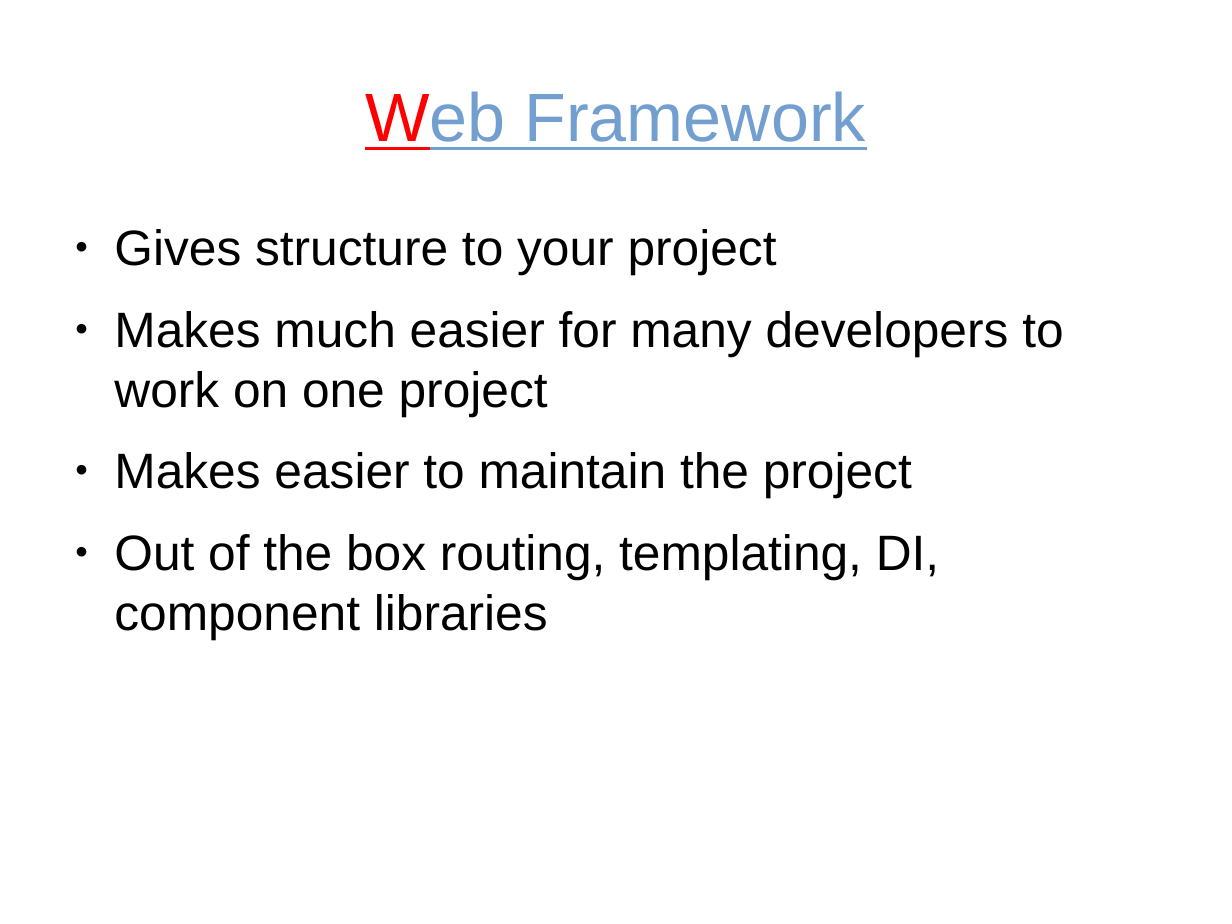
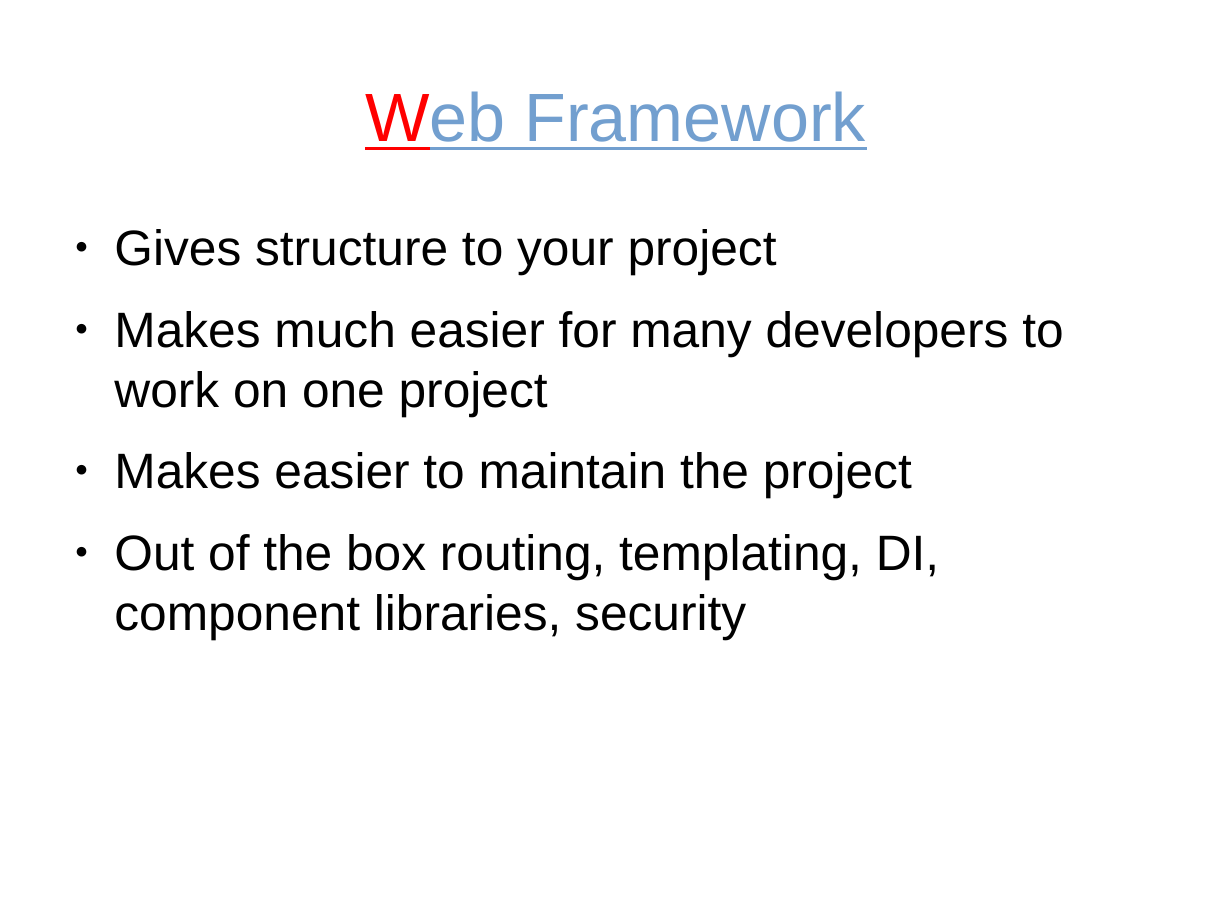
Before and after one commit to tautvilas/frameworks-lecture, a slide deck: slide 8 of doc/presentation.odp. Drawn at 1232x924 pixels with LibreOffice and Linux fonts; fonts in the diff are those of the drawing. Boxes give left, top, right and bottom in pixels: in the first picture for what was removed or moved away, otherwise in the second. Text is boxed around its words. In the diff, an @@ line names an element or a change of style, - is before the commit and + after.

```diff
--- a/doc/presentation.odp
+++ b/doc/presentation.odp
@@ text at box(114, 534, 939, 639): text changed @@
-● Out of the box routing, templating, DI, component libraries
+● Out of the box routing, templating, DI, component libraries, security
```
Also in this commit, not shown: 4 other slides changed, 3 slides added, 2 slides removed, 3 other files.
